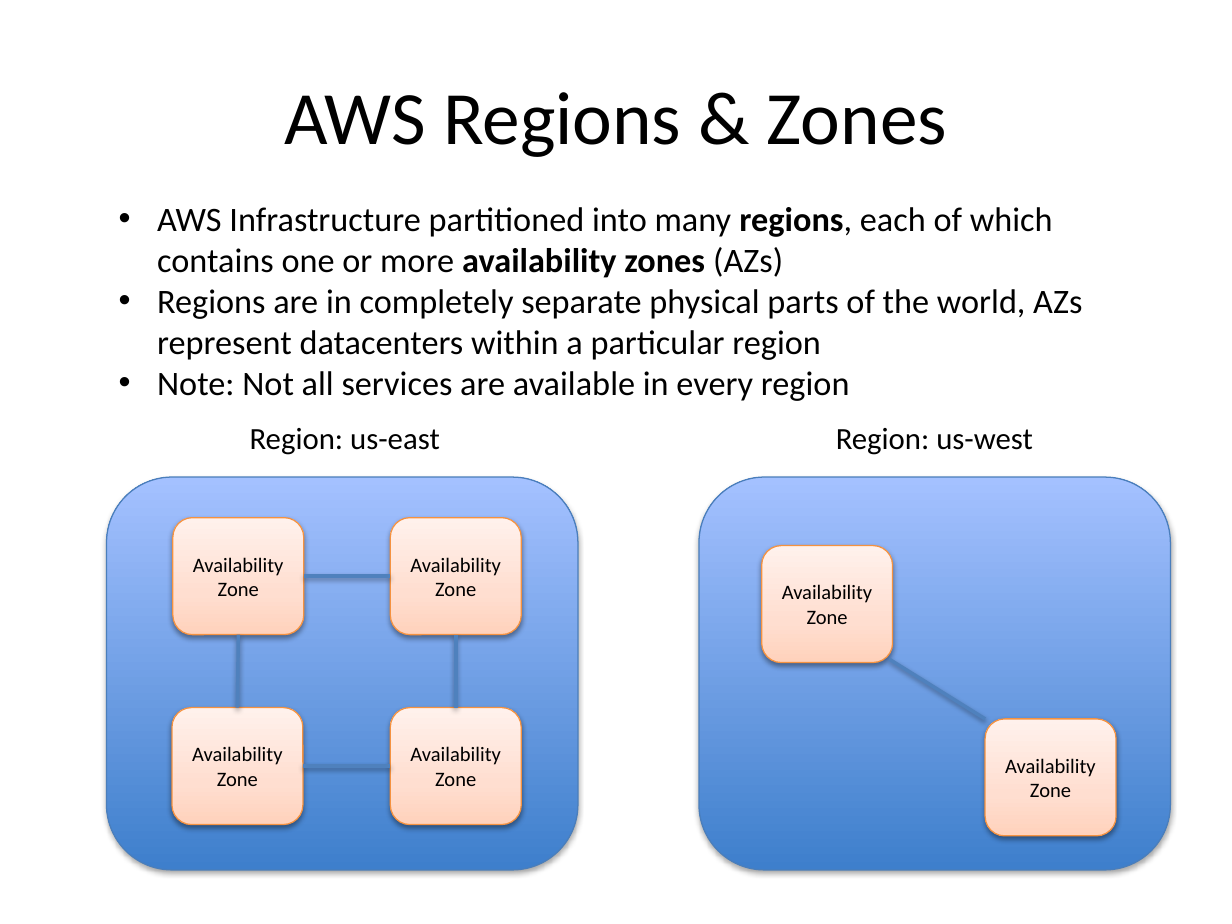
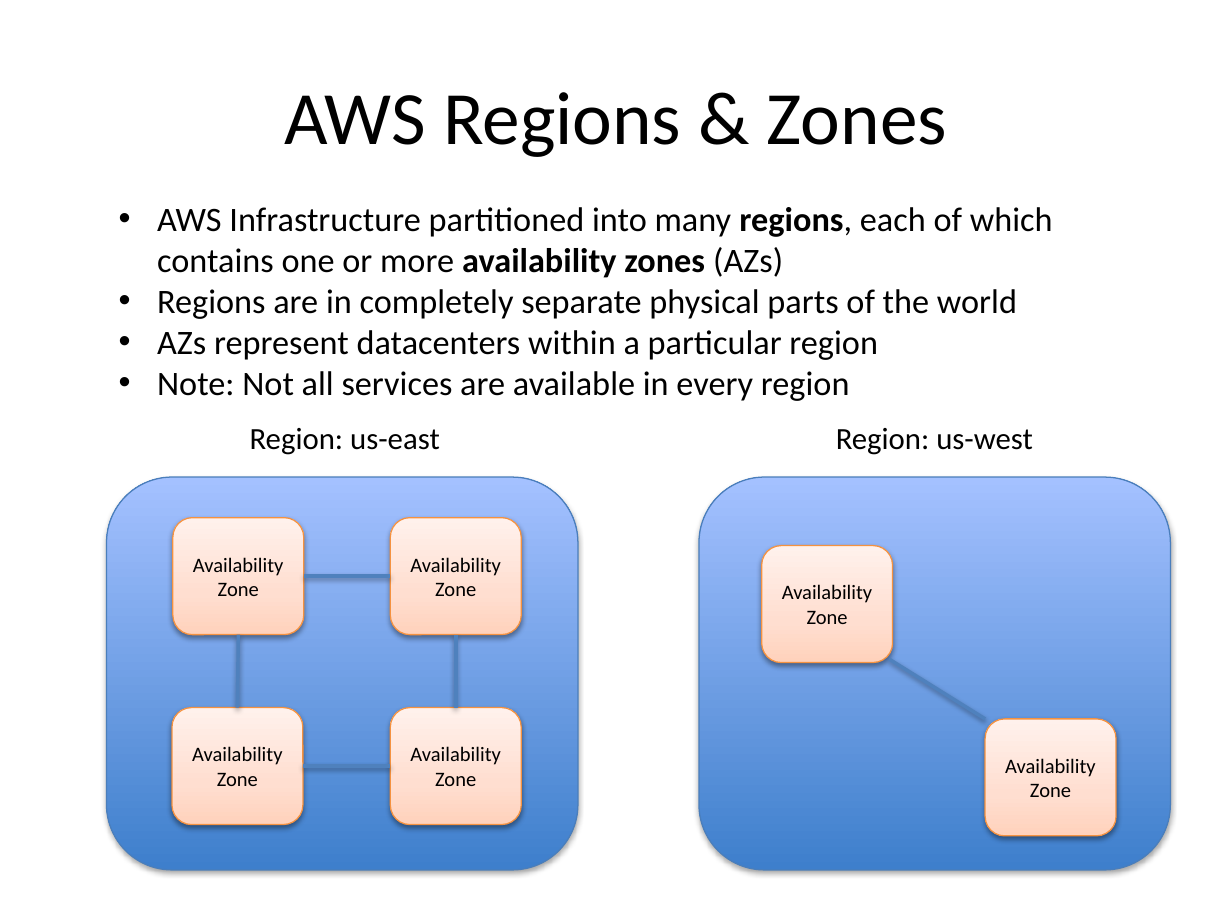
Before and after one commit to jasondbaker/infrastructure-class, a slide deck: slide 16 of infrastructure-week-4.pptx (slide 17 before the commit). Drawn at 1232x924 pixels with LibreOffice and Linux fonts; fonts in the diff are those of the drawing. Boxes give left, top, right and bottom in pixels: in the first picture for what was removed or moved away, otherwise in the second. Text is boxed around its words. In the diff, an @@ line names an element or a change of style, - is before the commit and + after.

```diff
--- a/infrastructure-week-4.pptx
+++ b/infrastructure-week-4.pptx
@@ text at [157,289,1017,360]: text changed @@
-• Regions are in completely separate physical parts of the world, AZs represent datacenters within a particular region
+• Regions are in completely separate physical parts of the world
+• AZs represent datacenters within a particular region
```
Also in this commit, not shown: 4 other slides changed, 1 slide removed, 8 other files.
